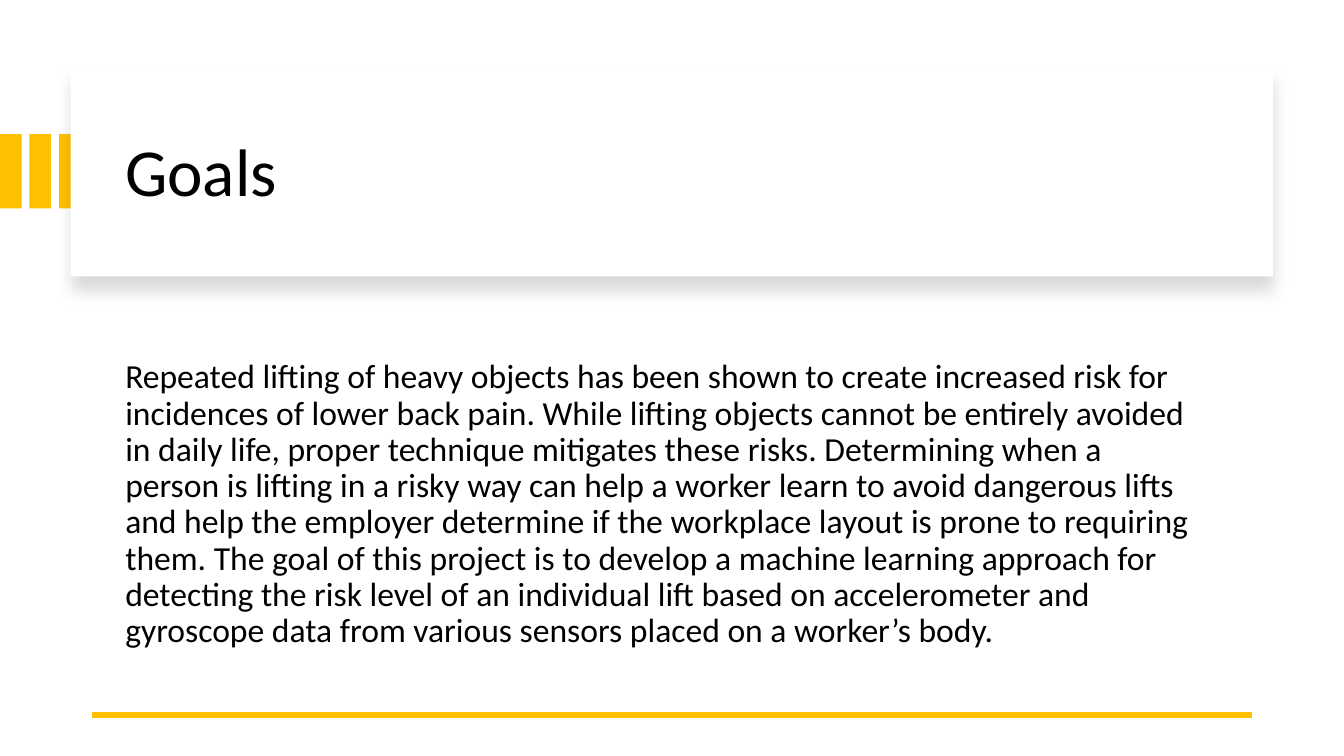
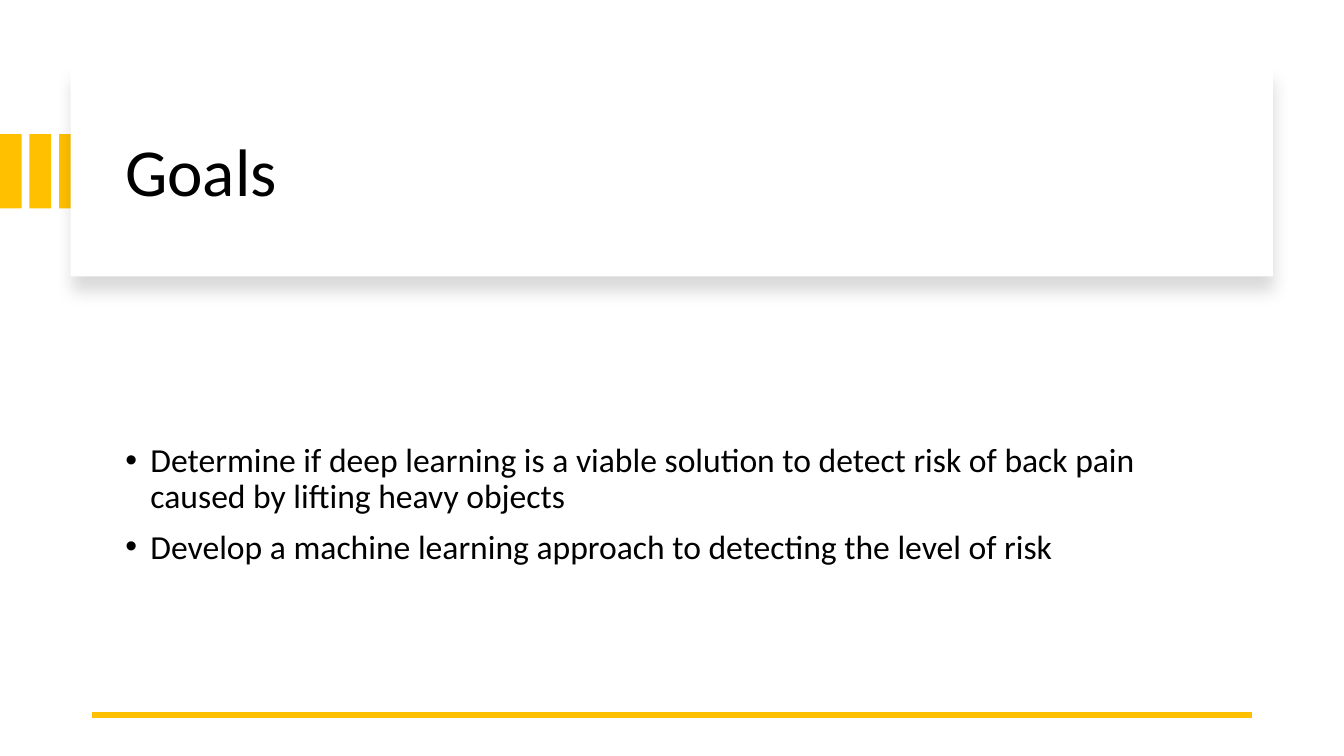
Before and after one commit to brennan-thomas/lift-risk, a slide deck: slide 2 of presentations/final.pptx. Drawn at 1344x756 pixels with LibreOffice and Linux fonts; fonts in the diff are those of the drawing. Boxes give left, top, right and bottom in pixels: in the first picture for what was removed or moved away, otherwise in the second. Text is boxed around its words. In the diff, an @@ line names an element or a change of style, - is before the commit and + after.

Commit message:
updating code and adding final presentation

```diff
--- a/presentations/final.pptx
+++ b/presentations/final.pptx
@@ text at (150,448,1134,565): text changed @@
-Repeated lifting of heavy objects has been shown to create increased risk for incidences of lower back pain. While lifting objects cannot be entirely avoided in daily life, proper technique mitigates these risks. Determining when a person is lifting in a risky way can help a worker learn to avoid dangerous lifts and help the employer determine if the workplace layout is prone to requiring them. The goal of this project is to develop a machine learning approach for detecting the risk level of an individual lift based on accelerometer and gyroscope data from various sensors placed on a worker’s body.
+• Determine if deep learning is a viable solution to detect risk of back pain caused by lifting heavy objects
+• Develop a machine learning approach to detecting the level of risk
```
Also in this commit, not shown: 3 other slides changed, 4 slides added, 1 slide removed, 11 other files.
